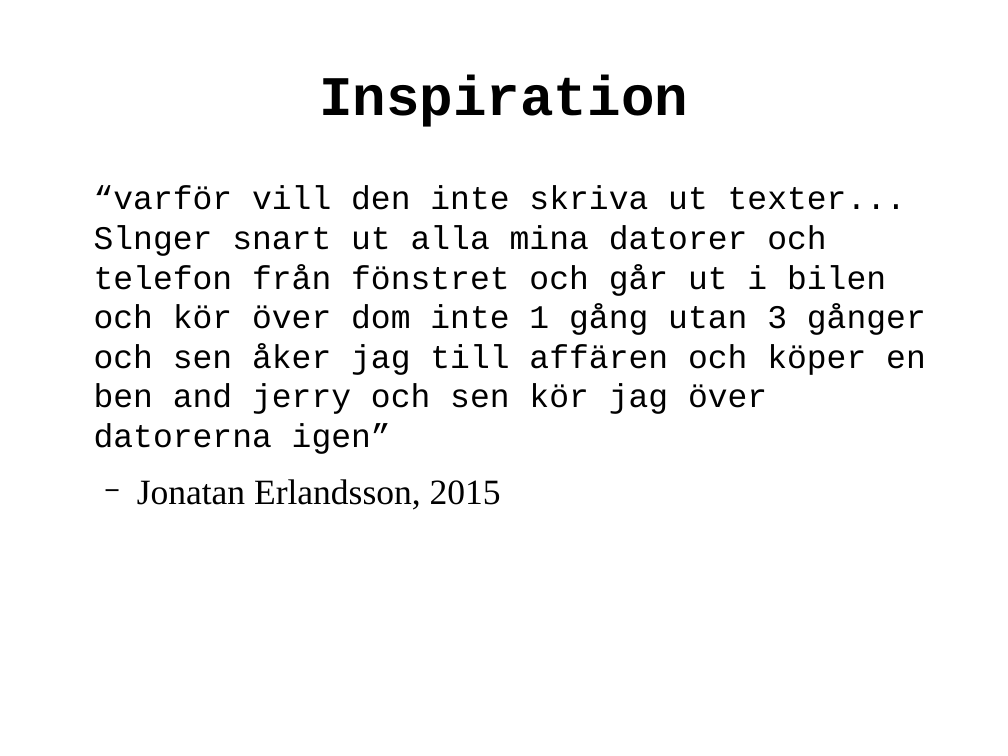
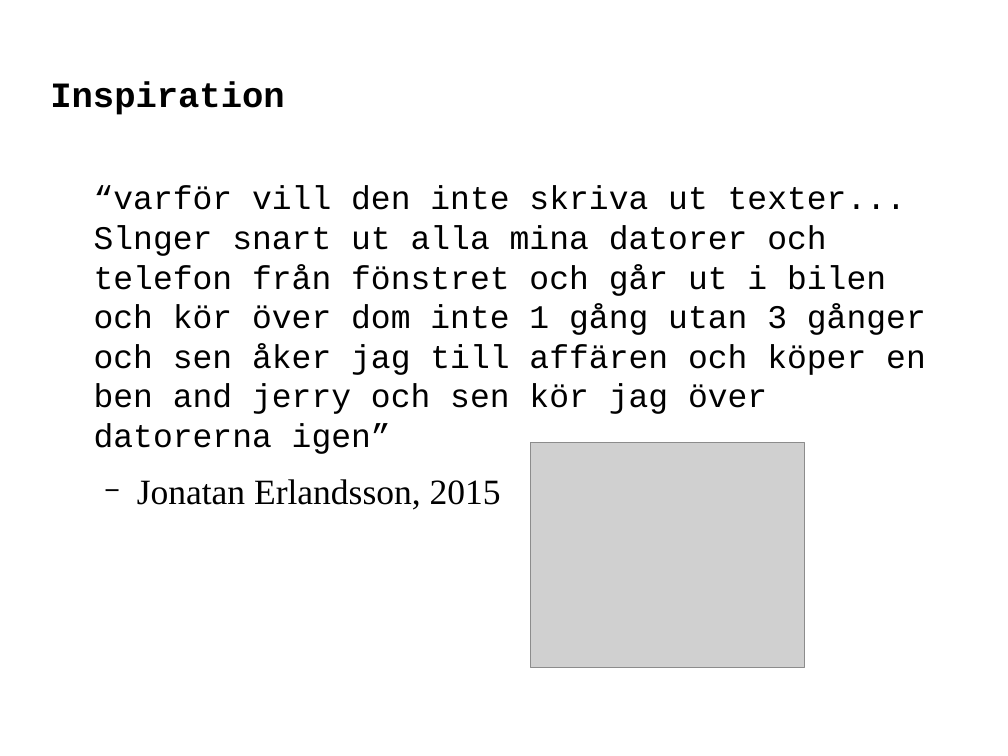
Before and after one commit to erlaan/git2web, a slide deck: slide 14 of log/presentation.odp (slide 11 before the commit). Drawn at 1008x756 pixels with LibreOffice and Linux fonts; fonts in the diff are those of the drawing; grey boxes stand for pictures. Boxes give left, top, right and bottom in pixels: in the first picture for what was removed or moved away, otherwise in the second. Text is boxed around its words. In the diff, an @@ line names an element or a change of style, - is before the commit and + after.

```diff
--- a/log/presentation.odp
+++ b/log/presentation.odp
@@ title "Inspiration" at (x1=50, y1=82, x2=284, y2=115): size 44 to 28 pt; alignment centre to left @@
@@ picture added at (x1=531, y1=443, x2=805, y2=668) @@
```
Also in this commit, not shown: 10 other slides changed, 5 slides added.
